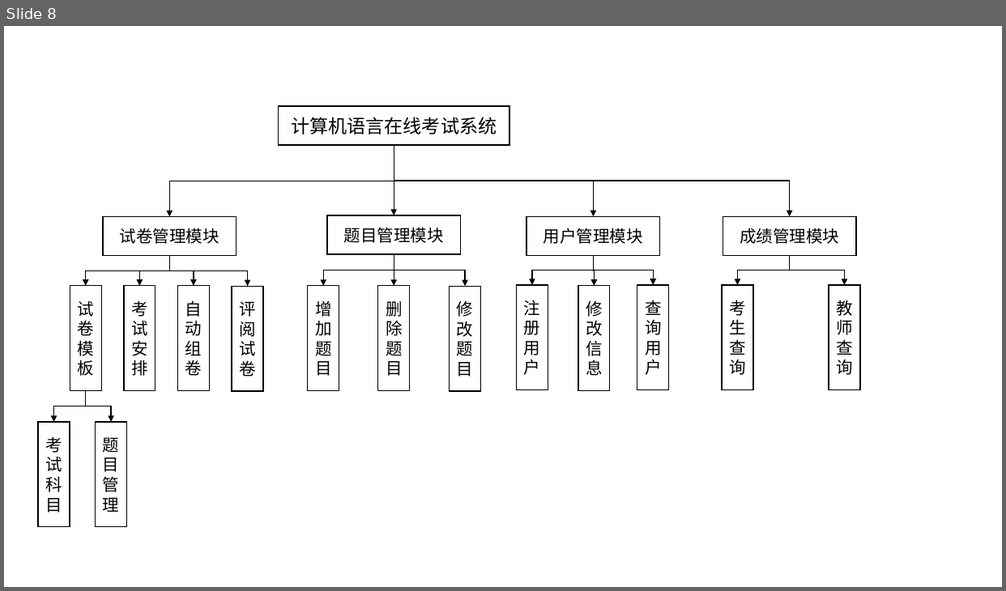
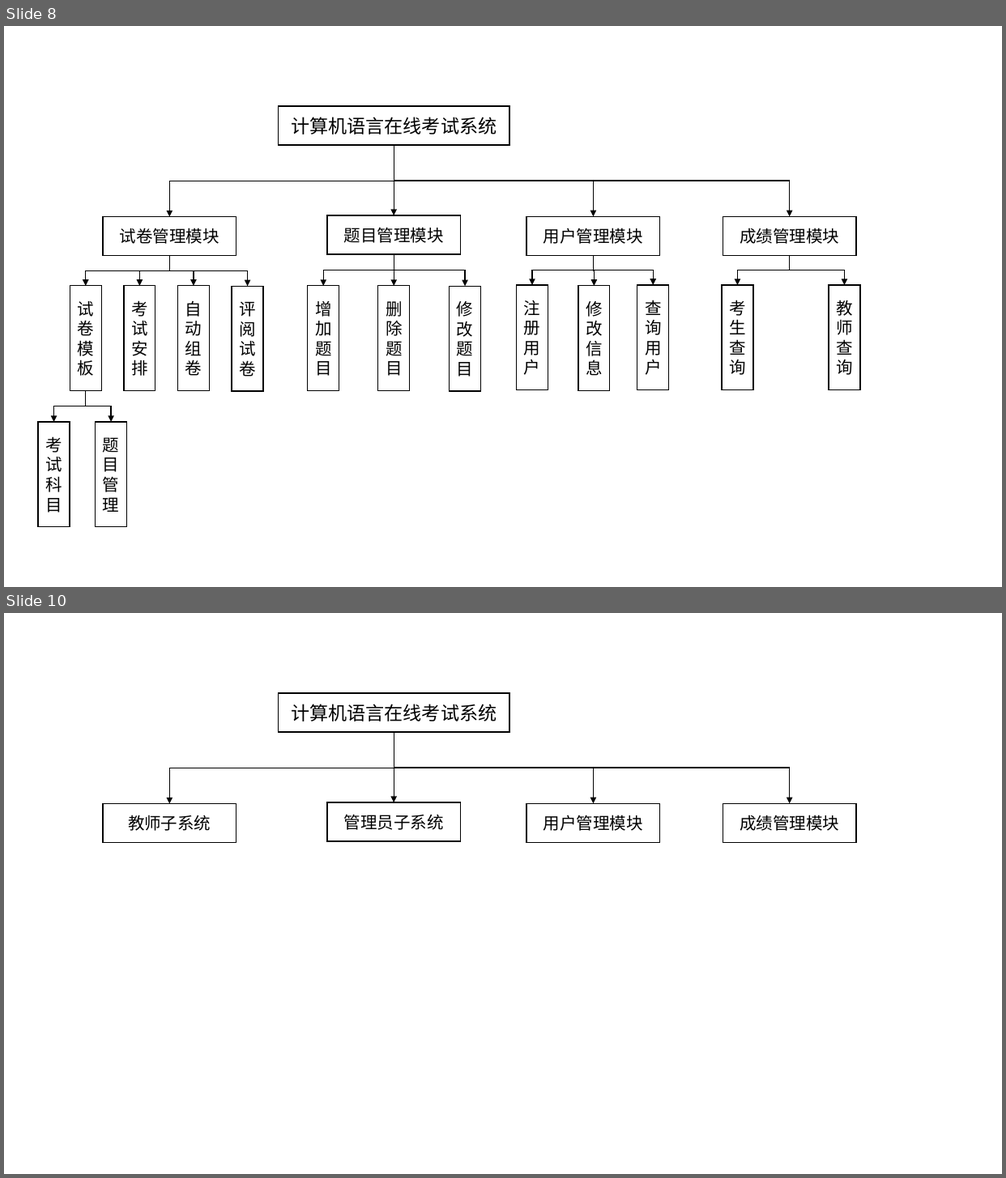
Before and after one commit to ElaineGxy/thesis, a slide deck: 图片.pptx. Shown one above the other, each under a label of ours: slide 8 before the commit, slides 8 and 10 after it; the slides between them are not shown. The pictures are 1006x591 and 1006x1178 pixels, drawn with LibreOffice and Linux fonts; fonts in the diff are those of the drawing. Boxes give left, top, right and bottom in pixels: in the first picture for what was removed or moved away, otherwise in the second. Text is boxed around its words. In the diff, an @@ line names an element or a change of style, - is before the commit and + after.

```diff
--- a/图片.pptx
+++ b/图片.pptx
@@ slide 10 added at (4,613,1002,1174), background #FFFFFF @@
@@ rectangle added at (278,693,509,732), fill #FFFFFF, outline #000000 1 pt, 18 pt, text #000000 @@
+计算机语言在线考试系统
@@ elbow arrow added from (394, 732) to (169, 804), #000000 1 pt @@
@@ elbow arrow added from (394, 732) to (394, 803), #000000 1 pt @@
@@ elbow arrow added from (394, 732) to (593, 804), #000000 1 pt @@
@@ elbow arrow added from (394, 732) to (790, 804), #000000 1 pt @@
@@ rectangle added at (103,804,236,843), fill #FFFFFF, outline #000000 1 pt, 16 pt, text #000000 @@
+教师子系统
@@ rectangle added at (327,803,461,841), fill #FFFFFF, outline #000000 1 pt, 16 pt, text #000000 @@
+管理员子系统
@@ rectangle added at (526,804,660,843), fill #FFFFFF, outline #000000 1 pt, 16 pt, text #000000 @@
+用户管理模块
@@ rectangle added at (722,804,856,843), fill #FFFFFF, outline #000000 1 pt, 16 pt, text #000000 @@
+成绩管理模块
```
Also in this commit, not shown: 2 other slides added.
